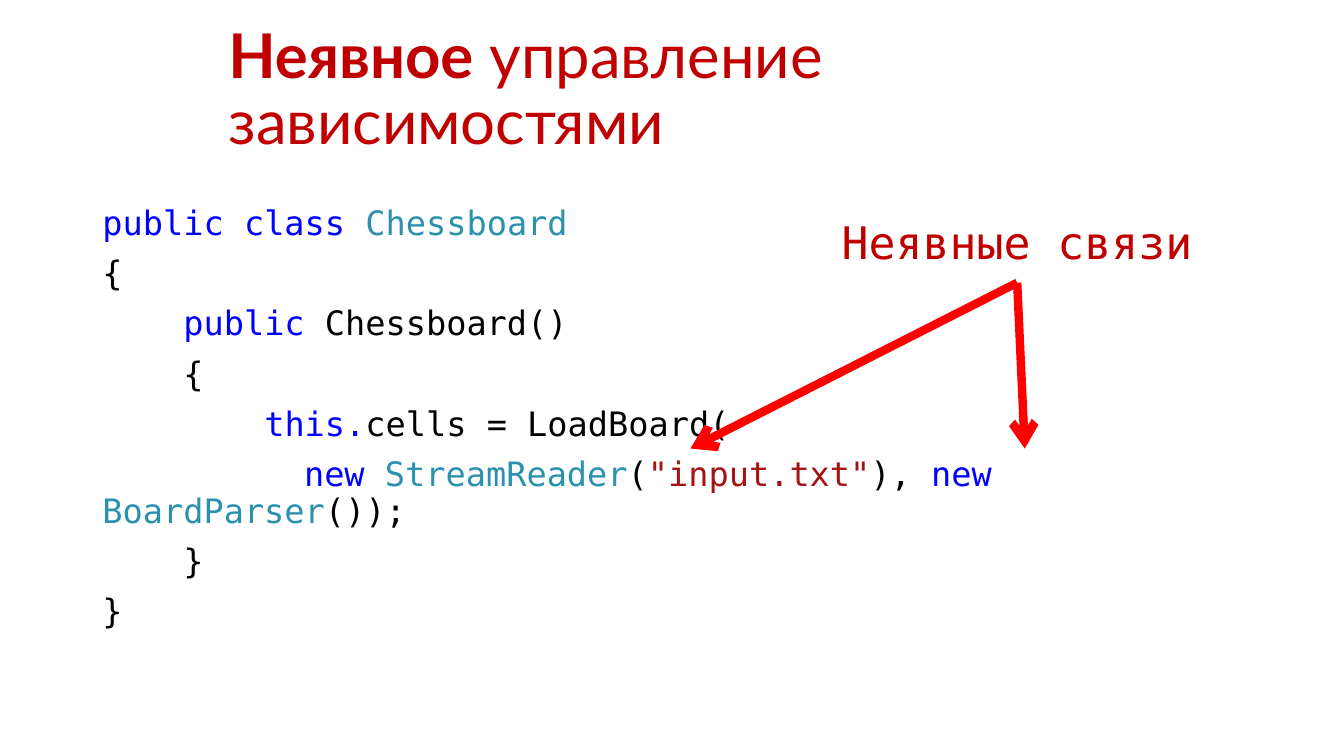
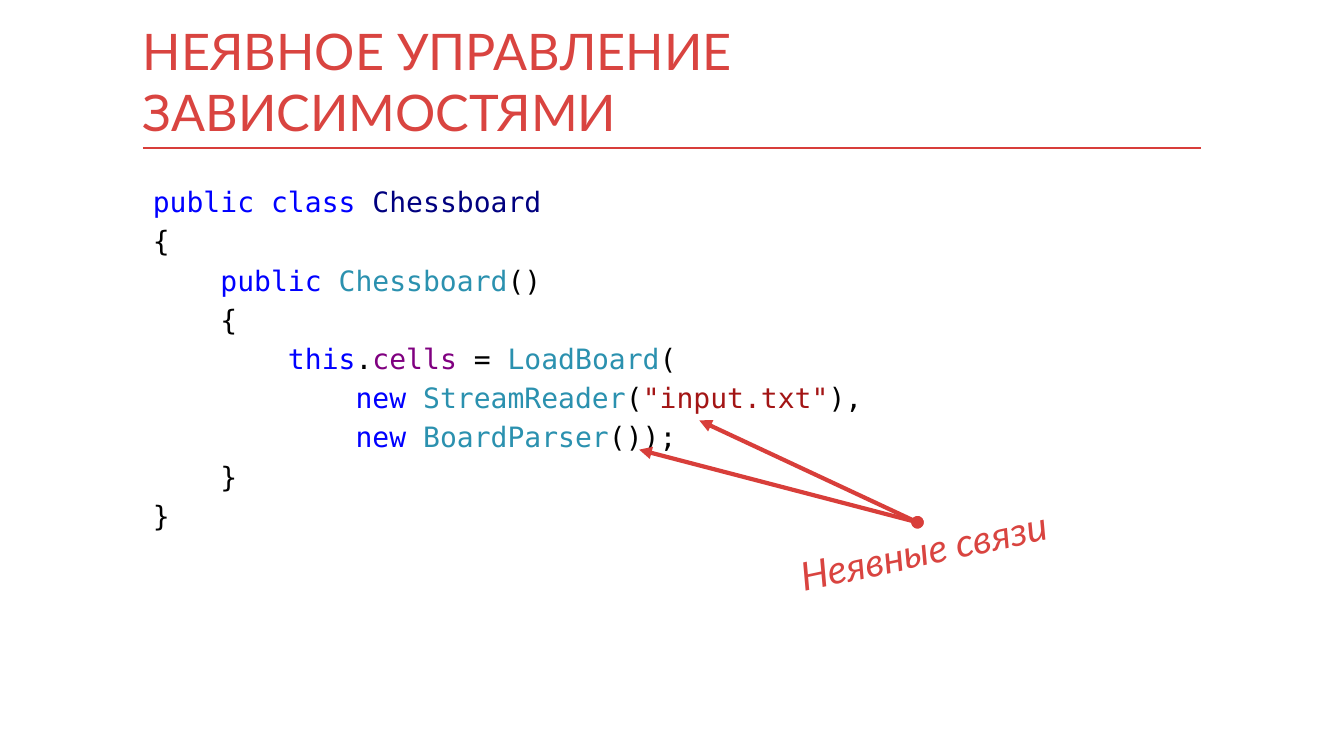
Before and after one commit to kontur-courses/di, a slide deck: slide 2 of di.pptx (slide 3 before the commit). Drawn at 1344x756 pixels with LibreOffice and Linux fonts; fonts in the diff are those of the drawing. Boxes give left, top, right and bottom in pixels: in the first picture for what was removed or moved away, otherwise in the second. Text is boxed around its words. In the diff, an @@ line names an element or a change of style, - is before the commit and + after.

```diff
--- a/di.pptx
+++ b/di.pptx
@@ title at [143,33,732,132]: text changed; size 44 to 36 pt; text colour #C00000 to #D94440 @@
-Неявное управление зависимостями
+НЕЯВНОЕ УПРАВЛЕНИЕ ЗАВИСИМОСТЯМИ
@@ title "НЕЯВНОЕ УПРАВЛЕНИЕ ЗАВИСИМОСТЯМИ" at [143,33,732,132]: vertical alignment middle to bottom @@
@@ line added from (143, 148) to (1202, 148), #D83F3B 1 pt @@
@@ text "public class Chessboard": place and size @@
-text "public class Chessboard" at [102,209,992,528]
+text "public class Chessboard" at [153,190,862,454]
@@ text at [153,190,677,373]: size 24 to 20 pt in "public class Chessboard", "{", "public Chessboard()", "{" and 3 more places; text colour #2B91AF to #00007F in "Chessboard"; text colour #000000 to #2B91AF in "Chessboard()", "LoadBoard("; text colour #0000FF to #000000, text colour #000000 to #800080 in "this.cells"; line spacing 0.9 to 1; less space between paragraphs @@
@@ arrow removed from (1017, 283) to (691, 449) @@
@@ arrow removed from (1017, 283) to (1025, 449) @@
@@ text at [356,386,862,454]: text changed; size 24 to 20 pt @@
-new StreamReader("input.txt"), new BoardParser());
+new StreamReader("input.txt"),
+new BoardParser());
@@ double arrow added from (918, 522) to (700, 420), #D83F3B 3 pt @@
@@ double arrow added from (918, 522) to (639, 450), #D83F3B 3 pt @@
@@ text "Неявные связи": place and size @@
-text "Неявные связи" at [842,226,1192,260]
+text "Неявные связи" at [779,493,1070,609]
@@ text "Неявные связи" at [779,493,1070,609]: size 32 to 28 pt, font DejaVu Sans Mono to Lato, text colour #C00000 to #D94440, italic on; vertical alignment middle to top; rotation 0 to 348 degrees @@
```
Also in this commit, not shown: 14 other slides changed, 1 slide removed, 2 other files.
